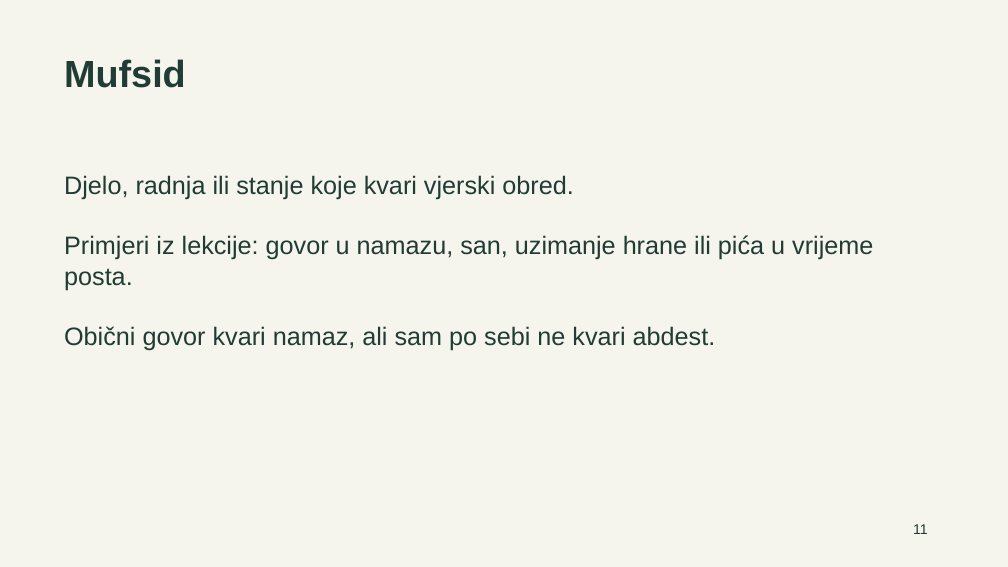
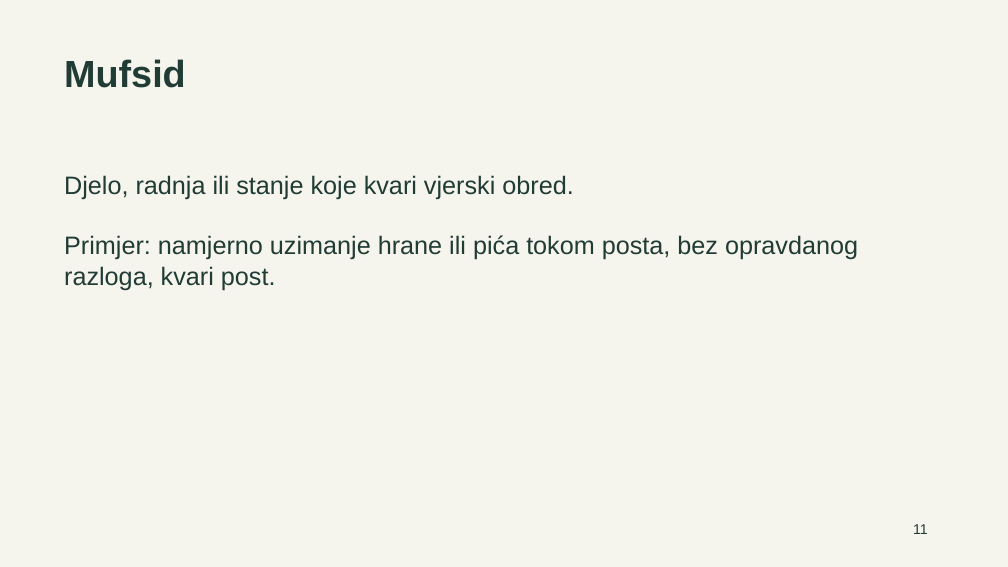
Before and after one commit to vjeronaukaskola/ogledni-cas-vrednovanje-djela, a slide deck: slide 11 of materijali/Prezentacija.pptx. Drawn at 1008x567 pixels with LibreOffice and Linux fonts; fonts in the diff are those of the drawing. Boxes give left, top, right and bottom in pixels: in the first picture for what was removed or moved away, otherwise in the second. Text is boxed around its words. In the diff, an @@ line names an element or a change of style, - is before the commit and + after.

```diff
--- a/materijali/Prezentacija.pptx
+++ b/materijali/Prezentacija.pptx
@@ text at <box>64,235,858,290</box>: text changed @@
-Primjeri iz lekcije: govor u namazu, san, uzimanje hrane ili pića u vrijeme posta.
-Obični govor kvari namaz, ali sam po sebi ne kvari abdest.
+Primjer: namjerno uzimanje hrane ili pića tokom posta, bez opravdanog razloga, kvari post.
```
Also in this commit, not shown: 1 other slide changed, 12 other files.
